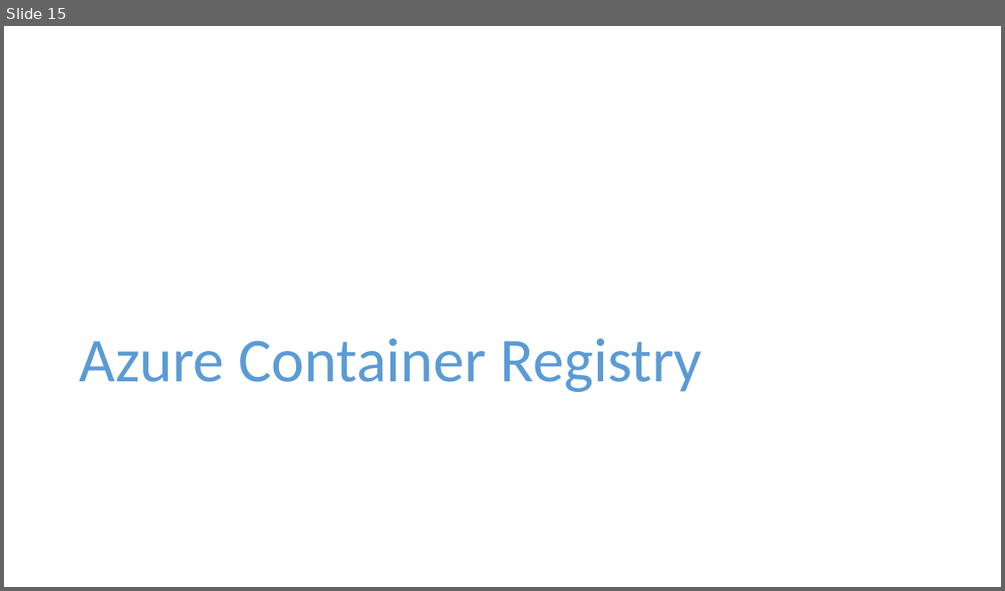
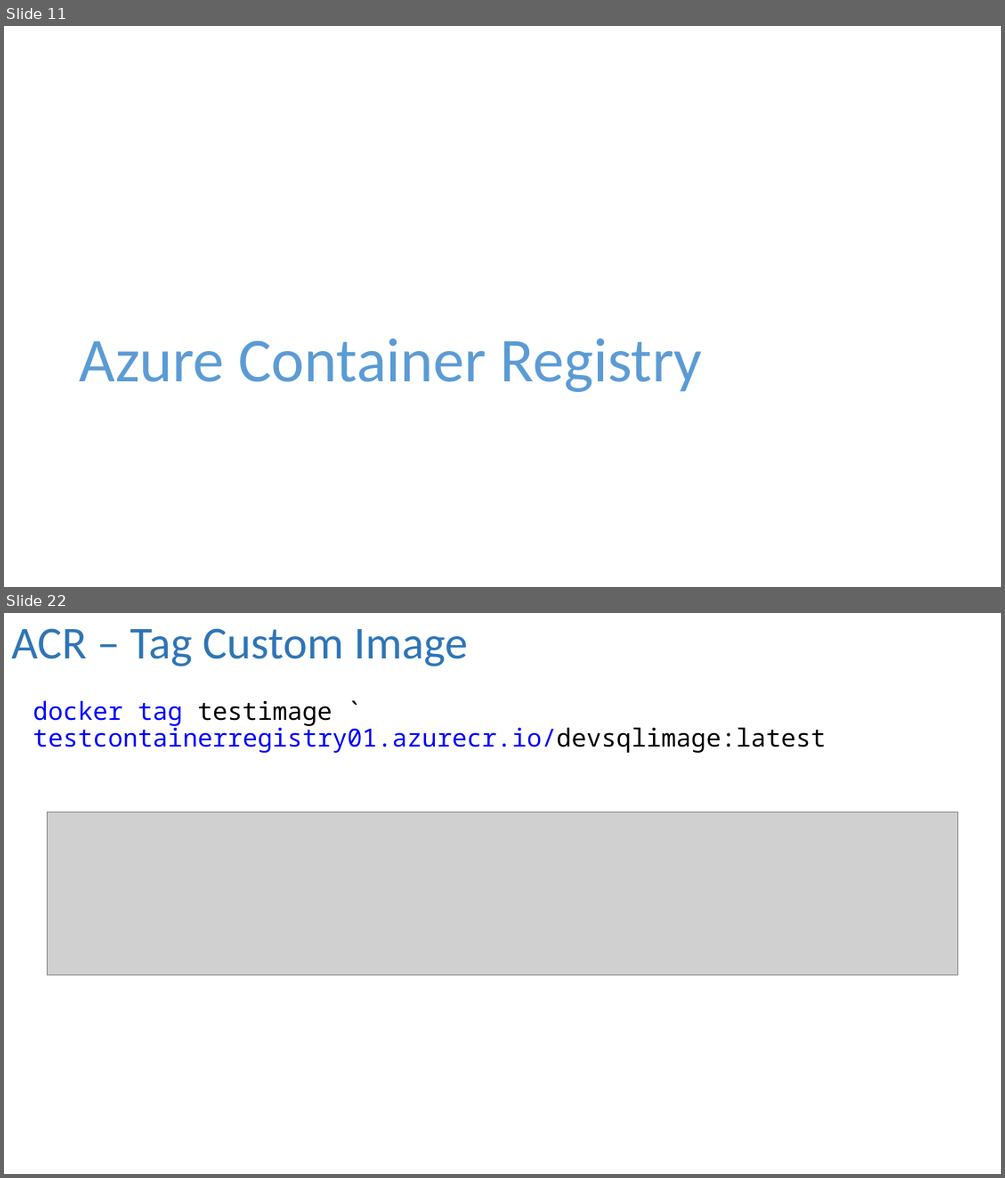
Before and after one commit to dbafromthecold/ContainersInTheCloud, a slide deck: ContainersInTheCloud.pptx. Shown one above the other, each under a label of ours: slide 15 before the commit, slides 11 and 22 after it; the slides between them are not shown. The pictures are 1005x591 and 1005x1178 pixels, drawn with LibreOffice and Linux fonts; fonts in the diff are those of the drawing; grey boxes stand for pictures; background and template pictures are left out. Boxes give left, top, right and bottom in pixels: in the first picture for what was removed or moved away, otherwise in the second. Text is boxed around its words. In the diff, an @@ line names an element or a change of style, - is before the commit and + after.

```diff
--- a/ContainersInTheCloud.pptx
+++ b/ContainersInTheCloud.pptx
@@ slide 22 added at [4,613,1001,1174], background picture (left out) @@
@@ title added at [11,628,468,666], 44 pt, text #2E75B6 @@
+ACR – Tag Custom Image
@@ text added at [33,700,826,753], 24 pt, text #0000FF @@
+docker tag testimage ` testcontainerregistry01.azurecr.io/devsqlimage:latest
@@ picture added at [47,811,958,975] @@
@@ what was slide 15 is now slide 11 @@
```
Also in this commit, not shown: 6 slides changed, 13 other slides added, 2 slides removed, 1 other file.
